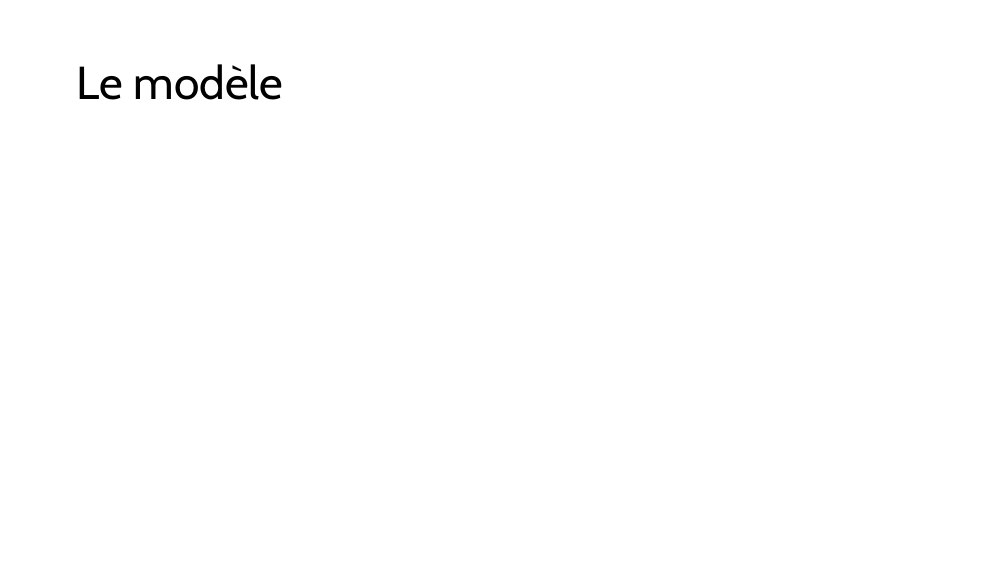
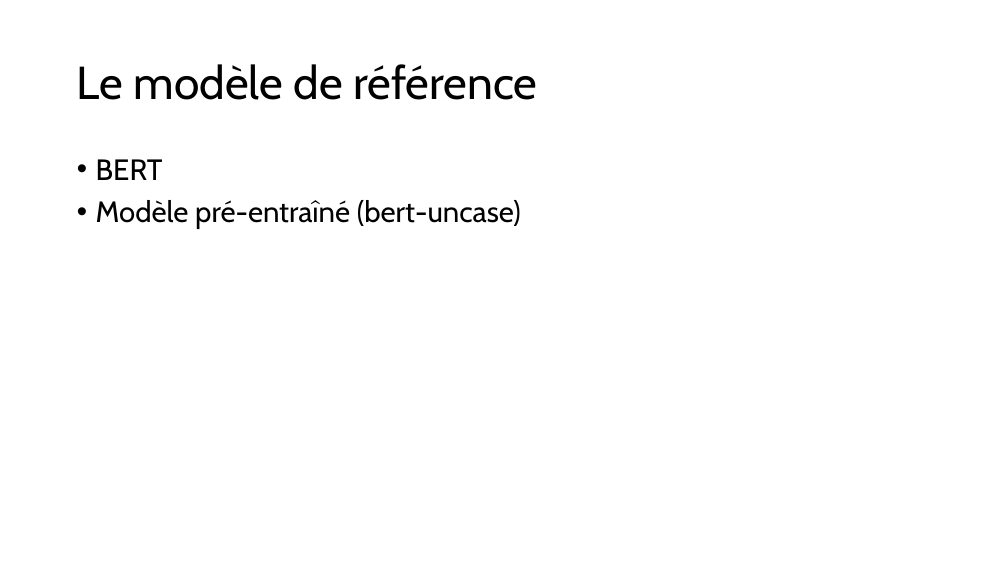
Before and after one commit to alexandre-petit/Cost_benefit_of_LLMs, a slide deck: slide 4 of 3_présentation.pptx. Drawn at 1008x567 pixels with LibreOffice and Linux fonts; fonts in the diff are those of the drawing. Boxes give left, top, right and bottom in pixels: in the first picture for what was removed or moved away, otherwise in the second. Text is boxed around its words. In the diff, an @@ line names an element or a change of style, - is before the commit and + after.

```diff
--- a/3_présentation.pptx
+++ b/3_présentation.pptx
@@ title at bbox=[77, 64, 537, 100]: text changed @@
-Le modèle
+Le modèle de référence
@@ text added at bbox=[96, 159, 521, 229], 28 pt, text #000000 @@
+• BERT
+• Modèle pré-entraîné (bert-uncase)
```
Also in this commit, not shown: 5 other slides changed, 2 slides added, 1 slide removed, 9 other files.
